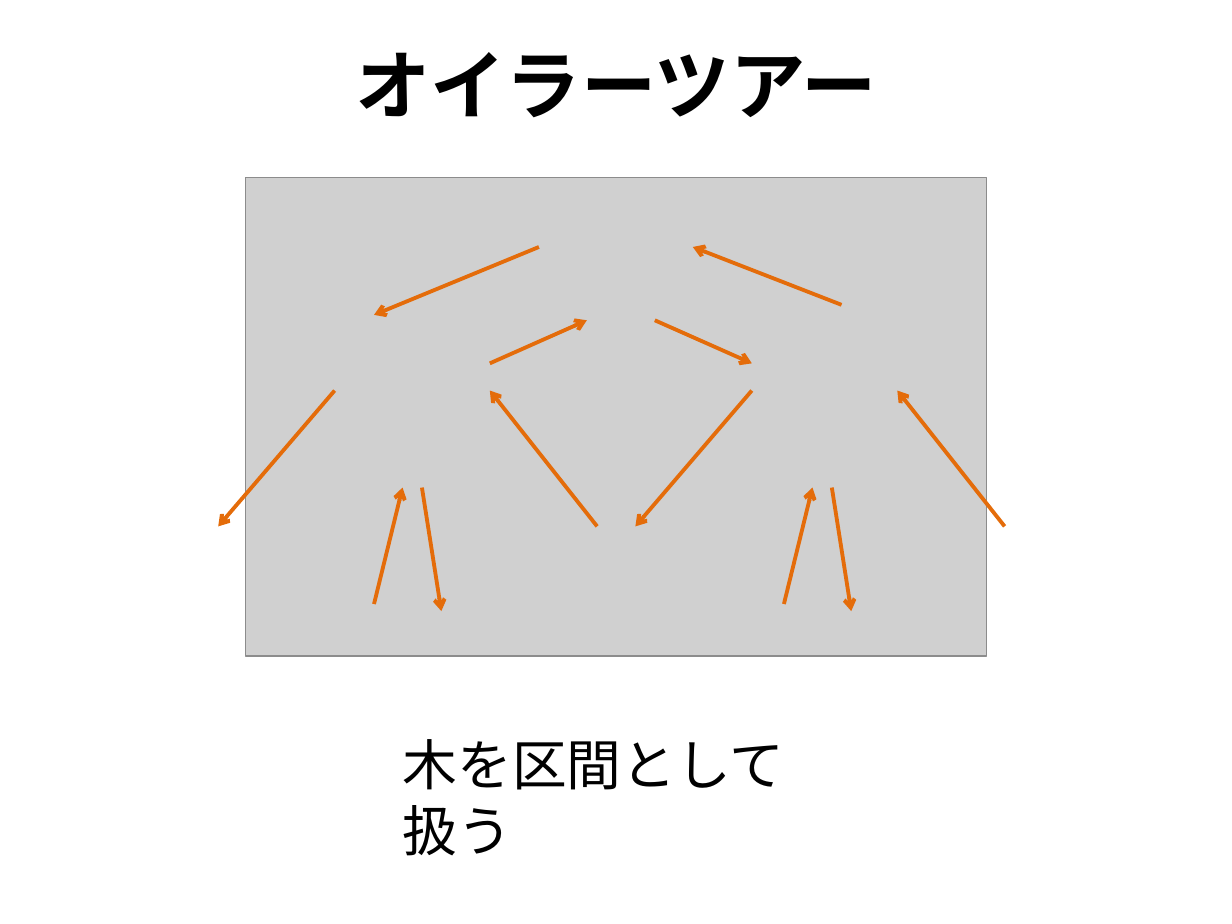
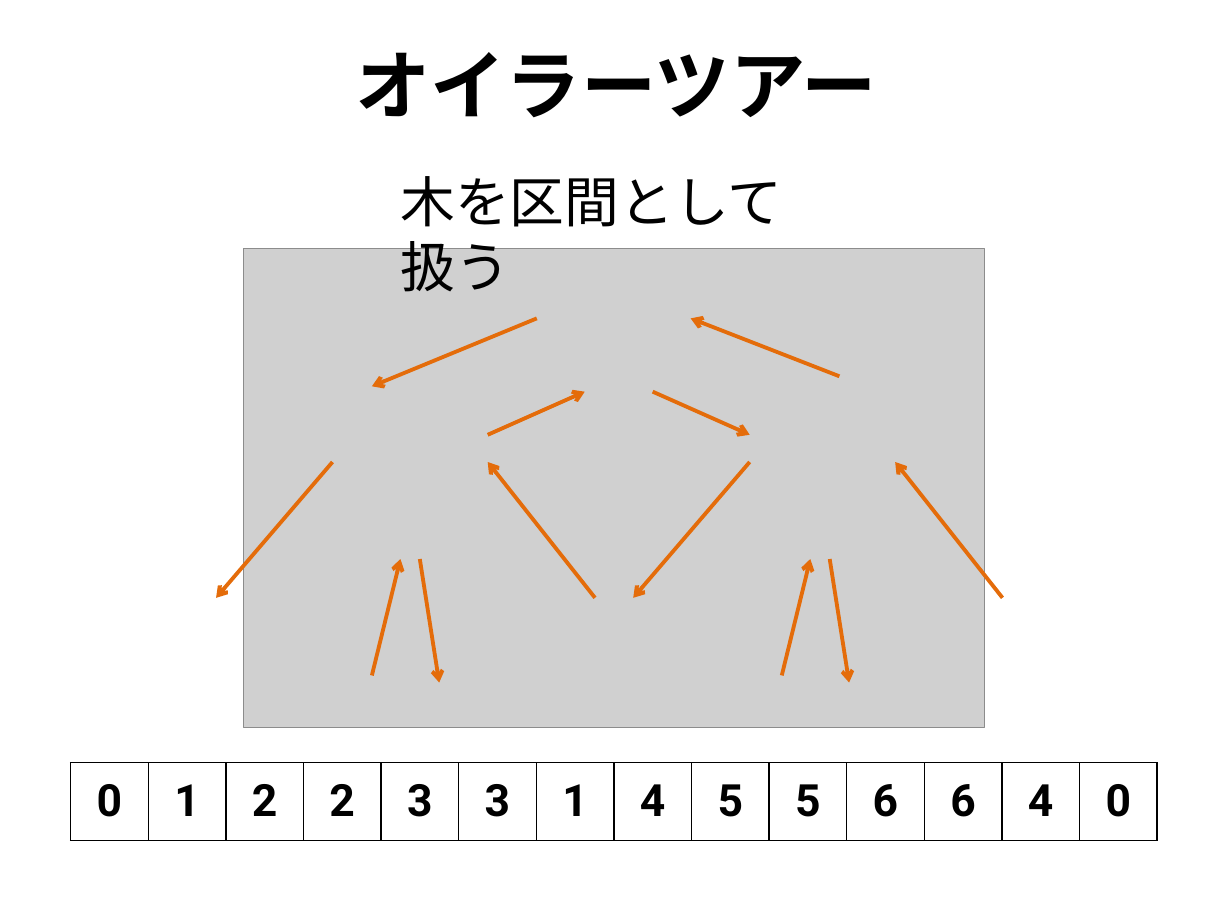
Before and after one commit to utpcjp/utpcjp.github.com, a slide deck: slide 3 of 2013/slides/I.pptx (slide 2 before the commit). Drawn at 1232x924 pixels with LibreOffice and Linux fonts; fonts in the diff are those of the drawing; grey boxes stand for pictures. Boxes give left, top, right and bottom in pixels: in the first picture for what was removed or moved away, otherwise in the second. Text is boxed around its words. In the diff, an @@ line names an element or a change of style, - is before the commit and + after.

```diff
--- a/2013/slides/I.pptx
+++ b/2013/slides/I.pptx
@@ text "木を区間として扱う" moved from (x1=403, y1=739, x2=785, y2=856) to (x1=400, y1=176, x2=782, y2=292) @@
@@ 7 arrows, 1 picture moved together from (x1=218, y1=177, x2=1004, y2=657) to (x1=216, y1=249, x2=1003, y2=728) @@
@@ 5 arrows moved together from (x1=375, y1=246, x2=851, y2=611) to (x1=372, y1=318, x2=849, y2=683) @@
@@ table added at (x1=70, y1=763, x2=1157, y2=840), 1 rows, 14 columns @@
+0 | 1 | 2 | 2 | 3 | 3 | 1 | 4 | 5 | 5 | 6 | 6 | 4 | 0
```
Also in this commit, not shown: 2 other slides changed, 6 slides added, 1 slide removed, 6 other files.
